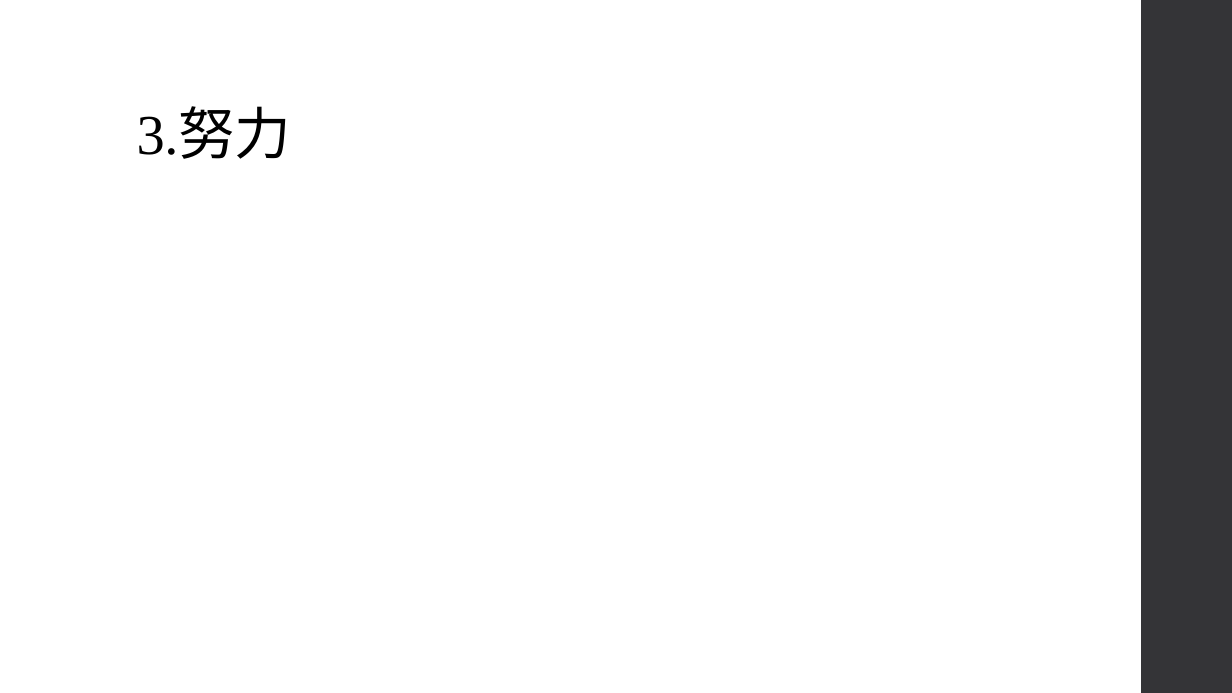
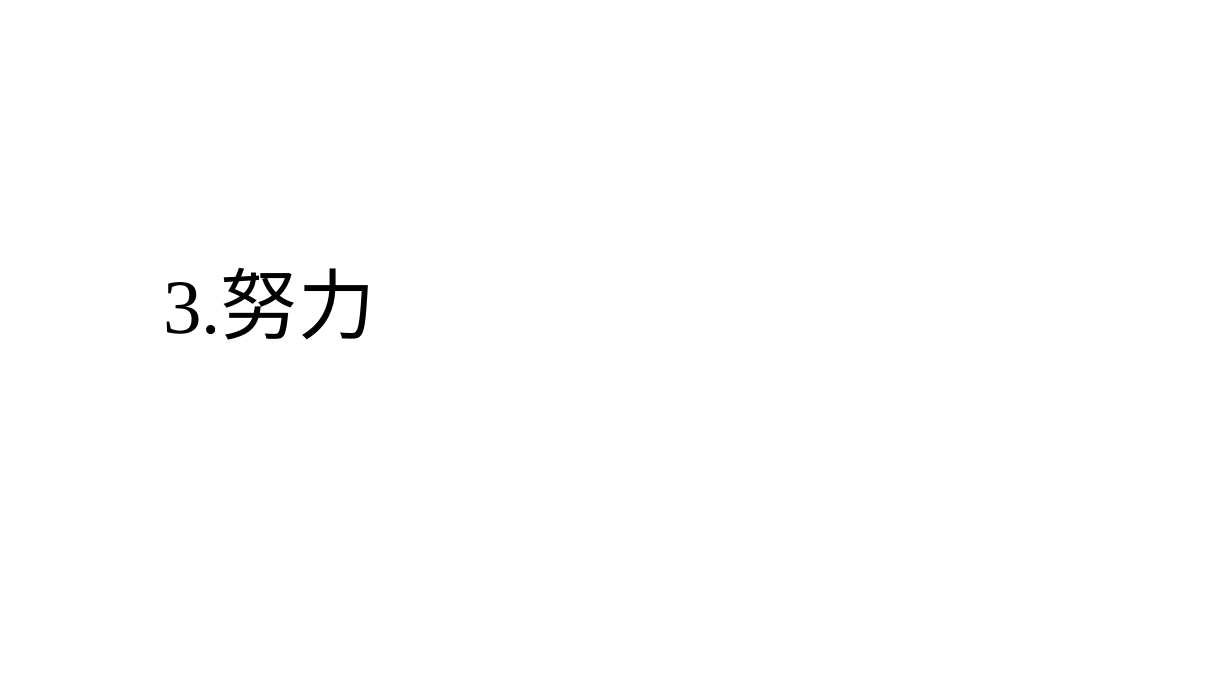
Before and after one commit to Yushinni/ca2024f, a slide deck: slide 6 of hw03.pptx (slide 4 before the commit). Drawn at 1232x693 pixels with LibreOffice and Linux fonts; fonts in the diff are those of the drawing. Boxes give left, top, right and bottom in pixels: in the first picture for what was removed or moved away, otherwise in the second. Text is boxed around its words. In the diff, an @@ line names an element or a change of style, - is before the commit and + after.

```diff
--- a/hw03.pptx
+++ b/hw03.pptx
@@ rectangle removed at box(1141, 0, 1232, 693) @@
@@ title "3.努力": place and size @@
-title "3.努力" at box(137, 110, 291, 159)
+title "3.努力" at box(163, 273, 375, 340)
@@ title "3.努力" at box(163, 273, 375, 340): size 44 to 60 pt, letter spacing -0.5 to 0 pt @@
```
Also in this commit, not shown: 6 other slides changed, 8 slides added, 1 slide removed, 1 other file.
